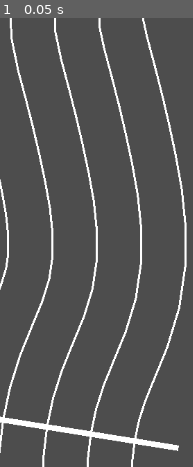
Above: before the commit, frame 1.
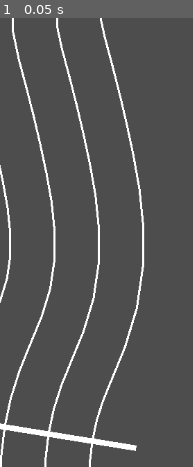
Above: after the commit, the same moment.

Repository: bemain/critterbug
Game: Godot game, scene res://src/song_track/instrument_track.tscn
Two runs of this game, one before a commit and one after it. Both use one fixed random seed, a clock stepped at 60 frames per second and the inputs below. This scene is started directly instead of the project's main scene. The engine's default icon, where the game draws it, is replaced by a stand-in: a white triangle on a blue panel in a dark square.
Inputs:
- Up to frame 1 (0.05 s): no input

The runs differ from the first frame. In frame 1, 12% of the frame differs, in the area x 0-97%, y 0-100%.
Error after the commit: Invalid access to property or key 'bpm' on a base object of type 'Nil'. (res://src/song_track/instrument_track.gd:25)

Commit message:
Use static methods to instantiate scenes with parameters

Diff:
--- a/src/song_track/instrument_track.gd
+++ b/src/song_track/instrument_track.gd
@@ -1,4 +1,17 @@
+class_name InstrumentTrack
 extends Node2D
+
+# The scene that uses this script. Used for the [instantiate] method.
+const _scene: PackedScene = preload("res://src/song_track/instrument_track.tscn")
+
+# Create an instance of this scene, with the given parameters.
+static func instantiate(song: Song, instrument: Instrument, time_before_start: float) -> InstrumentTrack:
+	print("instrument ", instrument , " track created on ", song)
+	var track: InstrumentTrack = _scene.instantiate()
+	track.song = song
+	track.instrument = instrument
+	return track
+
 
 var song: Song
 var instrument: Instrument
@@ -13,17 +26,9 @@
 
 var current_beat: int = 0
 
-var note = load("res://src/song_track/note.tscn")
+@onready var path: Path2D = $Path2D
 
-var path: Path2D
-
-# Called when the node enters the scene tree for the first time.
-func init(song: Song, instrument: Instrument, time_before_start: float) -> Node:
-	print("instrument ", instrument , " track created on ", song)
-	self.song = song
-	self.instrument = instrument
-	path = $"Path2D"
-
+func _ready() -> void:
 	var beat_timer = Timer.new()
 	beat_timer.wait_time = beat_duration
 	beat_timer.one_shot = false
@@ -31,9 +36,10 @@
 	add_child(beat_timer)
 	beat_timer.start()
 
-	return self
 
 func new_beat() -> void:
 	for n in instrument.notes_in_beat(current_beat):
-		get_child(2).add_child(note.instantiate().init(path, beats*beat_duration, n.track, $"Visuals".width, current_beat * beat_duration, -beat_duration * n.subbeat))
+		var note = NoteNode.instantiate(path, beats*beat_duration, n.track, $Visuals.width, current_beat * beat_duration, -beat_duration * n.subbeat)
+		$Notes.add_child(note)
+
 	current_beat += 1
--- a/src/song_track/instrument_track.tscn
+++ b/src/song_track/instrument_track.tscn
@@ -5,7 +5,7 @@
 
 [sub_resource type="Curve2D" id="Curve2D_nrapc"]
 _data = {
-"points": PackedVector2Array(34.3534, -150.348, -34.3534, 150.348, 95, -106, -46.351, -228.318, 46.351, 228.318, 129, 229, 2.83047, -232.337, -2.83047, 232.337, 61, 674)
+"points": PackedVector2Array(34.3534, -150.348, -34.3534, 150.348, 34, -106, -46.351, -228.318, 46.351, 228.318, 68, 229, 2.83047, -232.337, -2.83047, 232.337, 0, 674)
 }
 point_count = 3
 
@@ -22,27 +22,27 @@
 hit_marker_position = 0.895
 
 [node name="Divider1" type="Line2D" parent="Visuals"]
-points = PackedVector2Array(219.784, -77.4878, 211.593, -39.7787, 206.732, -10.1989, 206.573, 2.81783, 212.075, 27.7179, 222.794, 67.7939, 233.828, 110.994, 244.004, 154.512, 253.287, 197.877, 261.991, 246.576, 267.462, 299.746, 267.239, 357.799, 258.218, 419.175, 240.861, 476.024, 222.664, 520.197, 209.271, 553.116, 200.24, 581.535, 194.138, 610.525, 190.455, 641.879, 188.991, 675.559)
+points = PackedVector2Array(158.784, -77.4878, 150.593, -39.7786, 145.732, -10.1989, 145.573, 2.81783, 151.075, 27.7179, 161.794, 67.7939, 172.828, 110.994, 183.004, 154.512, 192.287, 197.877, 200.991, 246.576, 206.462, 299.746, 206.239, 357.799, 197.218, 419.175, 179.861, 476.024, 161.664, 520.197, 148.271, 553.116, 139.24, 581.535, 133.138, 610.525, 129.455, 641.879, 127.991, 675.559)
 width = 3.0
 
 [node name="Divider2" type="Line2D" parent="Visuals"]
-points = PackedVector2Array(157.392, -91.7439, 148.833, -52.3118, 143.067, -16.7387, 143.07, 10.7782, 150.135, 43.8231, 160.933, 84.2032, 171.661, 126.205, 181.544, 168.467, 190.592, 210.74, 198.661, 255.812, 203.563, 303.335, 203.39, 353.405, 195.829, 404.905, 180.977, 453.444, 163.838, 494.989, 149.228, 530.96, 138.351, 565.234, 130.957, 600.324, 126.649, 636.907, 124.995, 674.78)
+points = PackedVector2Array(96.392, -91.7439, 87.8326, -52.3118, 82.0672, -16.7387, 82.0699, 10.7782, 89.1349, 43.8231, 99.9333, 84.2032, 110.661, 126.205, 120.544, 168.467, 129.592, 210.74, 137.661, 255.812, 142.563, 303.335, 142.39, 353.405, 134.829, 404.905, 119.976, 453.444, 102.838, 494.989, 88.2283, 530.96, 77.3512, 565.234, 69.9565, 600.324, 65.6487, 636.907, 63.9953, 674.78)
 width = 3.0
 
 [node name="Divider3" type="Line2D" parent="Visuals"]
-points = PackedVector2Array(95, -106, 86.0718, -64.845, 79.4022, -23.2786, 79.5669, 18.7386, 88.1944, 59.9283, 99.0727, 100.613, 109.495, 141.415, 119.084, 182.422, 127.898, 223.602, 135.331, 265.048, 139.663, 306.925, 139.541, 349.011, 133.44, 390.636, 121.092, 430.864, 105.011, 469.782, 89.1858, 508.804, 76.4622, 548.932, 67.7747, 590.123, 62.8422, 631.934, 61, 674)
+points = PackedVector2Array(34, -106, 25.0718, -64.845, 18.4022, -23.2786, 18.5669, 18.7386, 27.1944, 59.9283, 38.0727, 100.613, 48.4952, 141.415, 58.0838, 182.422, 66.8984, 223.602, 74.3314, 265.048, 78.6635, 306.925, 78.5411, 349.011, 72.4404, 390.636, 60.0921, 430.864, 44.0109, 469.782, 28.1858, 508.804, 15.4621, 548.932, 6.77474, 590.123, 1.8422, 631.934, 0, 674)
 width = 3.0
 
 [node name="Divider4" type="Line2D" parent="Visuals"]
-points = PackedVector2Array(32.608, -120.256, 23.311, -77.3782, 15.7372, -29.8185, 16.0639, 26.699, 26.2539, 76.0335, 37.2121, 117.022, 47.329, 156.626, 56.6237, 196.377, 65.2043, 236.465, 72.0013, 274.284, 75.7642, 310.514, 75.6922, 344.616, 71.0514, 376.367, 61.2078, 408.284, 46.1841, 444.574, 29.1432, 486.647, 14.5731, 532.63, 4.59298, 579.922, -0.964344, 626.962, -2.99525, 673.22)
+points = PackedVector2Array(-28.392, -120.256, -37.689, -77.3781, -45.2628, -29.8185, -44.9361, 26.699, -34.7461, 76.0335, -23.7879, 117.022, -13.6709, 156.626, -4.37625, 196.377, 4.20431, 236.465, 11.0013, 274.284, 14.7642, 310.514, 14.6922, 344.616, 10.0514, 376.367, 0.207745, 408.284, -14.8159, 444.574, -31.8567, 486.647, -46.4269, 532.63, -56.407, 579.922, -61.9643, 626.962, -63.9953, 673.22)
 width = 3.0
 
 [node name="Divider5" type="Line2D" parent="Visuals"]
-points = PackedVector2Array(-29.784, -134.512, -39.4498, -89.9113, -47.9278, -36.3583, -47.4391, 34.6594, -35.6865, 92.1387, -24.6485, 133.431, -14.8371, 171.837, -5.83627, 210.333, 2.51021, 249.328, 8.67125, 283.52, 11.865, 314.104, 11.8432, 340.222, 8.66235, 362.098, 1.32339, 385.703, -12.6426, 419.367, -30.8993, 464.491, -47.316, 516.329, -58.5888, 569.72, -64.7709, 621.989, -66.9905, 672.441)
+points = PackedVector2Array(-90.784, -134.512, -100.45, -89.9113, -108.928, -36.3583, -108.439, 34.6594, -96.6865, 92.1387, -85.6485, 133.431, -75.8371, 171.837, -66.8363, 210.333, -58.4898, 249.328, -52.3287, 283.52, -49.135, 314.104, -49.1568, 340.222, -52.3377, 362.098, -59.6766, 385.703, -73.6426, 419.367, -91.8993, 464.491, -108.316, 516.329, -119.589, 569.72, -125.771, 621.989, -127.991, 672.441)
 width = 3.0
 
 [node name="HitMarker" type="Line2D" parent="Visuals"]
-points = PackedVector2Array(-121.817, 559.813, 257.301, 620.849)
+points = PackedVector2Array(-182.817, 559.813, 196.301, 620.849)
 width = 8.0
 
 [node name="Notes" type="Node2D" parent="."]
--- a/src/song_track/note.gd
+++ b/src/song_track/note.gd
@@ -1,4 +1,18 @@
+class_name NoteNode
 extends Node2D
+
+
+# The scene that uses this script. Used for the [instantiate] method.
+const _scene: PackedScene = preload("res://src/song_track/note.tscn")
+
+# Create an instance of this scene, with the given parameters.
+static func instantiate(path, time_until_hit, track, track_width, spawn_time, offset):
+	var note = _scene.instantiate()
+	note.path = path
+	note.time_until_hit = time_until_hit
+	note.timer = offset
+	note.track_offset = (1.5*track_width) - (track * track_width)
+	return note
 
 var path: Path2D
 
@@ -6,12 +20,6 @@
 var timer: float
 var track_offset: float
 
-func init(path, time_until_hit, track, track_width, spawn_time, offset):
-	self.path = path
-	self.time_until_hit = time_until_hit
-	timer = offset
-	self.track_offset = (1.5*track_width) - (track * track_width)
-	return self
 
 func _process(delta: float) -> void:
 	timer += delta
--- a/src/song_track/note_handler.gd
+++ /dev/null
@@ -1,41 +0,0 @@
-extends Node2D
-
-var song: Song
-var instrument: Instrument
-
-@export var length: int = 500
-@export var beats: int = 4
-@export var width: int = 64
-
-var beat_length: float:
-	get: return length / beats
-var beat_duration: float:
-	get: return 60.0/song.bpm
-
-var current_beat: int = 0
-
-var note = load("res://note.tscn")
-
-var path: Path2D
-
-
-# Called when the node enters the scene tree for the first time.
-func _ready() -> void:
-	song = Songs.load_song("res://songs/jazz_swing/jazz_swing.chrp")
-	print("Playing: ", song.title)
-	instrument = song.instruments[0]
-
-	path = $"Path2D"
-
-	var beat_timer = Timer.new()
-	beat_timer.wait_time = beat_duration
-	beat_timer.one_shot = false
-	beat_timer.connect("timeout", new_beat)
-	add_child(beat_timer)
-	beat_timer.start()
-
-func new_beat() -> void:
-	for n in instrument.notes_in_beat(current_beat):
-		#print("New note on beat ", current_beat, " on track ", n.track, " with offset ", n.subbeat)
-		get_child(2).add_child(note.instantiate().init(path, beats*beat_duration, n.track, width, current_beat * beat_duration, -beat_duration * n.subbeat))
-	current_beat += 1
--- a/src/song_track/song_manager.gd
+++ b/src/song_track/song_manager.gd
@@ -1,6 +1,4 @@
 extends Node
-
-var instrument_track = load("res://src/song_track/instrument_track.tscn")
 
 # TODO: This script should also handle syncing between players when implementing multiplayer
 
@@ -25,9 +23,9 @@
 func play_song(song: Song) -> Node:
 	_play_track("res://songs/jazz_swing/JazzSwing.mp3", song.bpb*60.0/song.bpm)
 
-	for i in song.instruments:
-		var instrument_track = instrument_track.instantiate()
+	for i in song.instruments.size():
+		var instrument_track = InstrumentTrack.instantiate(song, song.instruments[i], song.bpb*60.0/song.bpm)
+		instrument_track.position = Vector2(i*500, 0)
 		add_child(instrument_track)
-		instrument_track.init(song, i, song.bpb*60.0/song.bpm)
 
 	return self
--- a/world.tscn
+++ /dev/null
@@ -1,3 +0,0 @@
-[gd_scene format=3 uid="uid://dotvcx8xwajqn"]
-
-[node name="World" type="Node3D"]
Not shown, removed: src/song_track/note_handler.gd.uid
